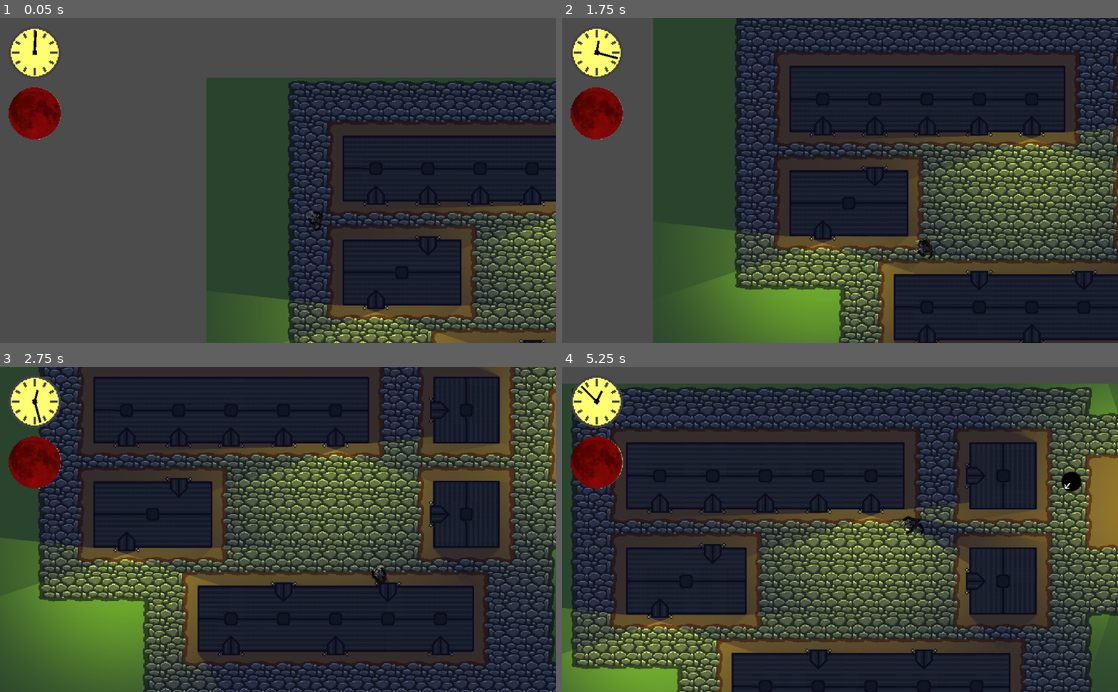
Above: before the commit, frames 1-4 (two rows, left to right).
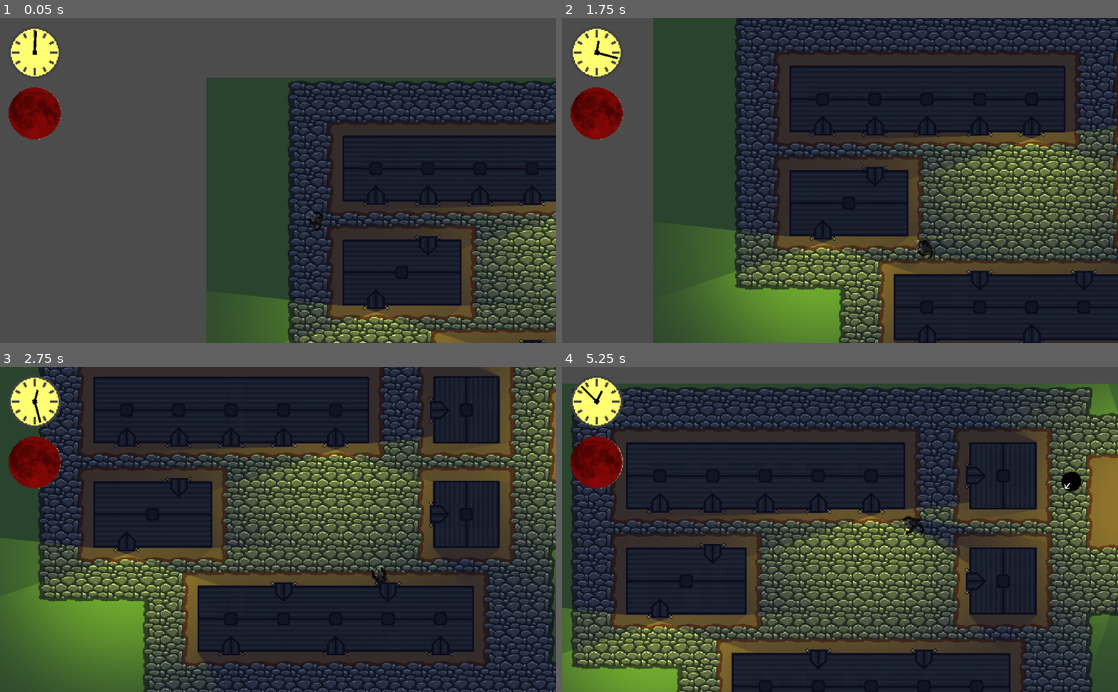
Above: after the commit, the same moments.

Repository: marc-hugh-tom/game-off-2020
Game: Godot game, scene res://nodes/PlayState.tscn
Same seed, same stepped clock (60 frames per second), same inputs: the game is played once before the commit and once after it.
Inputs (mouse positions are in pixels of both pictures, inside the frame that each line leads up to):
- Up to frame 1 (0.05 s): no input
- Up to frame 2 (1.75 s): move the mouse to (962, 164) at 0.52 s; press the mouse at (962, 164) at 0.53 s; hold D (right) 0.53-1.28 s; move the mouse to (728, 196) at 1.27 s; release the mouse at (728, 196) at 1.28 s; hold S (down) from 1.28 s (still down); right-click (728, 196) at 1.35 s
- Up to frame 3 (2.75 s): move the mouse to (333, 458) at 2.02 s; release S (down) at 2.03 s; press the mouse at (333, 458) at 2.03 s; hold D (right) from 2.03 s (still down)
- Up to frame 4 (5.25 s): move the mouse to (812, 594) at 2.77 s; release D (right) at 2.78 s; release the mouse at (812, 594) at 2.78 s; hold W (up) 2.78-3.53 s; right-click (812, 594) at 2.85 s; move the mouse to (1006, 578) at 3.52 s; press the mouse at (1006, 578) at 3.53 s; hold A (left) 3.53-5.03 s; move the mouse to (673, 480) at 4.27 s; release the mouse at (673, 480) at 4.28 s; right-click (673, 480) at 4.35 s; move the mouse to (867, 529) at 5.02 s; press the mouse at (867, 529) at 5.03 s; hold S (down) from 5.03 s (still down)

Frame 1 is identical in both runs. In frame 2, 0.2% of the frame differs, in the area x 68-78%, y 0-79%; in frame 3, 0.6%; in frame 4, 0.7%, in the area x 53-99%, y 6-100%.

Commit message:
move time stuff to time_manager

Diff:
--- a/project.godot
+++ b/project.godot
@@ -27,6 +27,7 @@
 [autoload]
 
 AudioManager="*res://scripts/audio_manager.gd"
+TimeManager="*res://scripts/time_manager.gd"
 
 [debug]
 
--- a/scripts/Clock.gd
+++ b/scripts/Clock.gd
@@ -1,49 +1,11 @@
 extends Node2D
 
-var game_seconds_in_an_hour = 6.0
-var dawn = 6.0
-var dusk = 18.0
-
-var current_time = 0.0
-
-func _ready():
-	assert(dawn < dusk)
-
 func _process(delta):
-	update_current_time(delta)
 	update_minute_hand()
 	update_hour_hand()
 
-func update_current_time(delta):
-	current_time += delta
-	if current_time > 24*game_seconds_in_an_hour:
-		current_time -= 24*game_seconds_in_an_hour
-
 func update_minute_hand():
-	$MinuteHand.set_rotation(2*PI*(current_time / game_seconds_in_an_hour))
+	$MinuteHand.set_rotation(2*PI*(TimeManager.current_time / TimeManager.game_seconds_in_an_hour))
 
 func update_hour_hand():
-	$HourHand.set_rotation(2*PI*(current_time / (12*game_seconds_in_an_hour)))
-
-func get_decimal_time():
-	# Returns the decimal time, which goes from 0.0 to 23.99999...
-	return(current_time / game_seconds_in_an_hour)
-
-func get_day_night_fraction():
-	# Returns a decimal indicating how far from midnight / noon the clock is
-	# At dawn it returns 0.0, which increases to 1.0 at noon then decreases to
-	# 0.0 at dusk. It decreases further to -1.0 at midnight, then increases to
-	# 0.0 at dawn to do it all over again!
-	var decimal_time = get_decimal_time()
-	var length_of_day = (dusk - dawn)
-	var length_of_night = 24.0 - length_of_day
-	if dawn <= decimal_time and decimal_time < dusk:
-		return(
-			abs(abs(((decimal_time - dawn) / (length_of_day / 2)) - 1) - 1)
-		)
-	else:
-		if decimal_time < dawn:
-			decimal_time += 24.0
-		return(
-			abs(((decimal_time - dusk) / (length_of_night / 2)) - 1) - 1
-		)
+	$HourHand.set_rotation(2*PI*(TimeManager.current_time / (12*TimeManager.game_seconds_in_an_hour)))
--- a/scripts/PlayState.gd
+++ b/scripts/PlayState.gd
@@ -63,7 +63,7 @@
 	previous_fraction = fraction
 
 func get_day_night_fraction_easing():
-	return(sin($HUD/Clock.get_day_night_fraction() * PI / 2))
+	return(sin(TimeManager.get_day_night_fraction() * PI / 2))
 
 func update_blood_moon():
 	# TEMP - should be replaced with actual werewolf hunger
--- /dev/null
+++ b/scripts/time_manager.gd
@@ -0,0 +1,41 @@
+extends Node
+
+var dawn = 6.0
+var dusk = 18.0
+var game_seconds_in_an_hour = 6.0
+
+var current_time = 0.0
+
+func _ready():
+	assert(dawn < dusk)
+
+func _process(delta):
+	update_current_time(delta)
+
+func update_current_time(delta):
+	current_time += delta
+	if current_time > 24*game_seconds_in_an_hour:
+		current_time -= 24*game_seconds_in_an_hour
+
+func get_decimal_time():
+	# Returns the decimal time, which goes from 0.0 to 23.99999...
+	return(current_time / game_seconds_in_an_hour)
+
+func get_day_night_fraction():
+	# Returns a decimal indicating how far from midnight / noon the clock is
+	# At dawn it returns 0.0, which increases to 1.0 at noon then decreases to
+	# 0.0 at dusk. It decreases further to -1.0 at midnight, then increases to
+	# 0.0 at dawn to do it all over again!
+	var decimal_time = get_decimal_time()
+	var length_of_day = (dusk - dawn)
+	var length_of_night = 24.0 - length_of_day
+	if dawn <= decimal_time and decimal_time < dusk:
+		return(
+			abs(abs(((decimal_time - dawn) / (length_of_day / 2)) - 1) - 1)
+		)
+	else:
+		if decimal_time < dawn:
+			decimal_time += 24.0
+		return(
+			abs(((decimal_time - dusk) / (length_of_night / 2)) - 1) - 1
+		)
